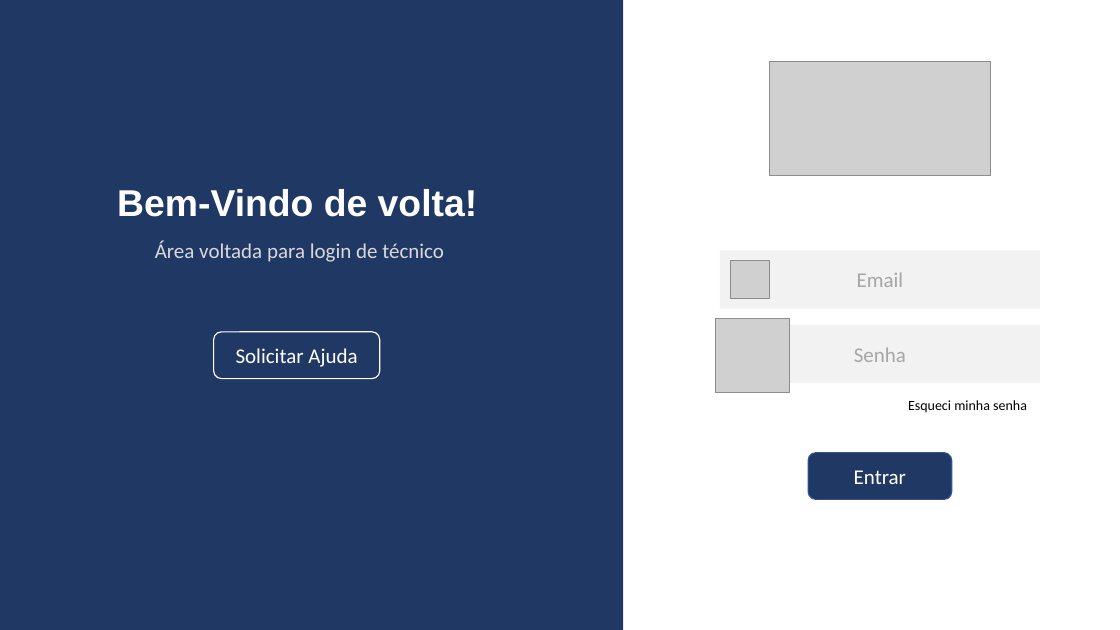
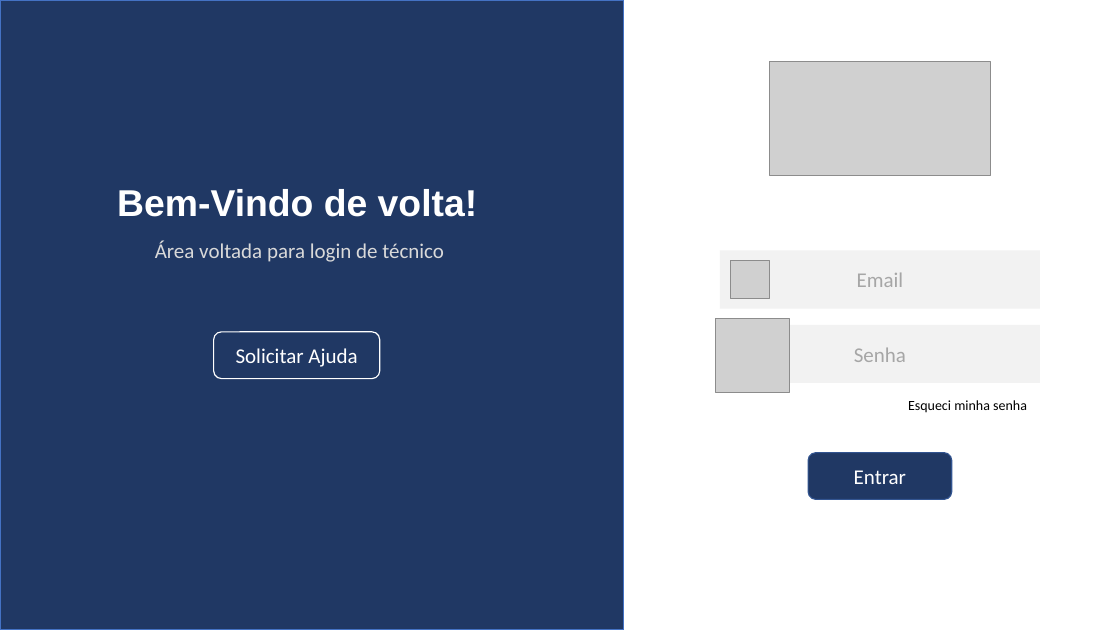
Before and after one commit to BandTec/grupo-04-adsb-20201, a slide deck: slide 2 of Prototipação do Java/tela de login.pptx. Drawn at 1120x630 pixels with LibreOffice and Linux fonts; fonts in the diff are those of the drawing; grey boxes stand for pictures. Boxes give left, top, right and bottom in pixels: in the first picture for what was removed or moved away, otherwise in the second. Text is boxed around its words. In the diff, an @@ line names an element or a change of style, - is before the commit and + after.

```diff
--- a/Prototipação do Java/tela de login.pptx
+++ b/Prototipação do Java/tela de login.pptx
@@ rectangle at [0,0,623,630]: outline none to #4472C4 1 pt @@
```
Also in this commit, not shown: 8 other files.
